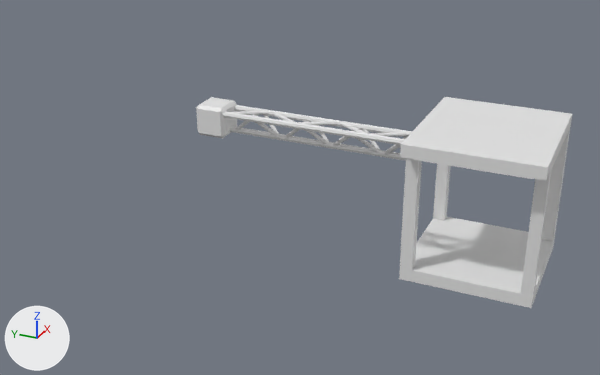
The Blender file models/Crane.blend as it was, and as the next commit left it.
Before and after are seen from a 50 mm lens placed at (-23.42, -4.3, 12.97), pointed at (-0.52, 6.0, 1.52). Lighting does not change. The marker at lower left points along +X, +Y and +Z. The first picture is the older version.

Script lines for the objects in view, before the commit:
```python
ob_cube = bpy.data.objects.new('Cube', me_cube_002)
ob_cube.location = (-1.81, 8.3, 4.06)
ob_cylinder = bpy.data.objects.new('Cylinder', me_cylinder)
ob_cylinder.location = (-1.48, 4.95, 4.35)
ob_cylinder.rotation_euler = (1.571, 0.0, 0.0)  # degrees (90, 0, 0)
ob_cylinder_001 = bpy.data.objects.new('Cylinder.001', me_cylinder_001)
ob_cylinder_001.location = (-2.16, 4.95, 4.35)
ob_cylinder_001.rotation_euler = (1.571, 0.0, 0.0)  # degrees (90, 0, 0)
ob_cylinder_002 = bpy.data.objects.new('Cylinder.002', me_cylinder_002)
ob_cylinder_002.location = (-1.83, 4.95, 3.76)
ob_cylinder_002.rotation_euler = (1.571, 0.0, 0.0)  # degrees (90, 0, 0)
ob_cylinder_004 = bpy.data.objects.new('Cylinder.004', me_cylinder_007)
ob_cylinder_004.location = (-2.01, 2.37, 4.05)
ob_cylinder_004.rotation_euler = (0.785, -0.524, 0.0)  # degrees (45, -30, 0)
ob_cylinder_004.scale = (0.6, 0.6, 1.0)
ob_cylinder_005 = bpy.data.objects.new('Cylinder.005', me_cylinder_006)
ob_cylinder_005.location = (-1.66, 3.17, 4.06)
ob_cylinder_005.rotation_euler = (-0.785, 0.524, 0.0)  # degrees (-45, 30, 0)
ob_cylinder_005.scale = (0.6, 0.6, 1.0)
ob_cylinder_006 = bpy.data.objects.new('Cylinder.006', me_cylinder_008)
ob_cylinder_006.location = (-2.01, 3.17, 4.06)
ob_cylinder_006.rotation_euler = (-0.785, -0.524, 0.0)  # degrees (-45, -30, 0)
ob_cylinder_006.scale = (0.6, 0.6, 1.0)
ob_cylinder_007 = bpy.data.objects.new('Cylinder.007', me_cylinder_009)
ob_cylinder_007.location = (-1.67, 3.97, 4.05)
ob_cylinder_007.rotation_euler = (0.785, 0.524, 0.0)  # degrees (45, 30, 0)
ob_cylinder_007.scale = (0.6, 0.6, 1.0)
ob_krankabiene = bpy.data.objects.new('Krankabiene', me_cube_001)
ob_krankabiene.location = (0.0, 0.0, 4.25)
ob_krankabiene.scale = (2.0, 2.0, 0.2)
# me_cube_001
# before: 2 (-1.0, -1.0, 1.0) at pixel (551, 159), 6 (-1.0, 1.0, 1.0) at pixel (407, 137), 11 (1.0, -1.0, 1.0) at pixel (572, 113), 14 (1.0, 1.0, 1.0) at pixel (444, 96)
```
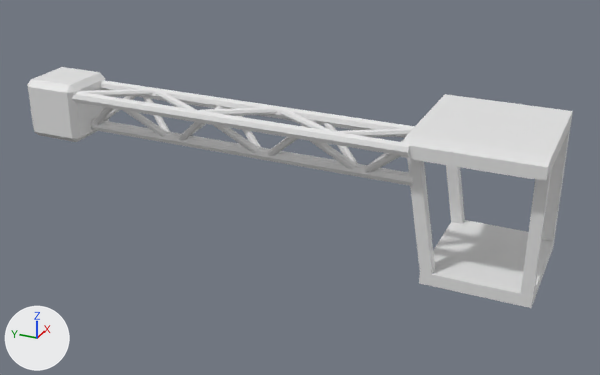
Commit message: Crane Update

Pixel boxes [x1, y1, x2, y2] of what changed, in the pictures (600 x 375 px; the box of a moved part takes in the faces that stretch with it):
'Krankabiene', reshaped
    before: [399, 97, 572, 308]
    after: [400, 94, 573, 308]
'Cube', moved, rescaled (98% wider, 81% taller)
    before: [196, 97, 237, 138]
    after: [27, 67, 109, 142]
'Cylinder.001', moved, rescaled (86% wider, 91% taller)
    before: [223, 111, 405, 145]
    after: [72, 91, 411, 157]
'Cylinder.002', moved, rescaled (83% wider, 89% taller)
    before: [230, 126, 406, 161]
    after: [90, 119, 413, 186]
'Cylinder', moved, rescaled (77% wider, 79% taller)
    before: [234, 105, 412, 137]
    after: [100, 80, 415, 138]
'Cylinder.018', moved, rescaled (90% wider, 100% taller)
    before: [298, 121, 338, 125]
    after: [200, 107, 277, 116]
'Cylinder.019', moved, rescaled (92% wider, 80% taller)
    before: [232, 111, 270, 115]
    after: [79, 89, 153, 97]
'Cylinder.017', moved, rescaled
    before: [369, 132, 411, 137]
    after: [335, 128, 413, 137]
'Cylinder.006', moved, rescaled (88% wider, 88% taller)
    before: [356, 138, 380, 153]
    after: [310, 141, 356, 170]
'Cylinder.021', moved, rescaled (93% wider, 100% taller)
    before: [339, 122, 366, 133]
    after: [279, 108, 332, 131]
'Cylinder.014', moved, rescaled (92% wider, 81% taller)
    before: [305, 130, 328, 145]
    after: [213, 125, 258, 153]
'Cylinder.015', moved, rescaled (88% wider, 87% taller)
    before: [255, 122, 278, 136]
    after: [123, 110, 167, 137]
'Cylinder.004', moved, rescaled (106% wider, 82% taller)
    before: [384, 145, 401, 155]
    after: [364, 154, 400, 173]
'Cylinder.020', moved, rescaled (68% wider, 75% taller)
    before: [271, 111, 295, 122]
    after: [155, 90, 196, 110]
'Cylinder.008', moved, rescaled (67% wider, 82% taller)
    before: [333, 136, 350, 146]
    after: [268, 137, 297, 156]
'Cylinder.005', moved, rescaled (94% wider, 91% taller)
    before: [363, 129, 380, 150]
    after: [324, 123, 358, 164]
'Cylinder.012', moved, rescaled (62% wider, 100% taller)
    before: [285, 129, 300, 138]
    after: [179, 122, 204, 141]
'Cylinder.011', moved, rescaled (71% wider, 76% taller)
    before: [263, 114, 279, 134]
    after: [142, 96, 170, 132]
'Cylinder.016', moved, rescaled
    before: [236, 121, 250, 130]
    after: [94, 107, 113, 126]
'Cylinder.009', moved, rescaled (82% wider, 82% taller)
    before: [313, 121, 329, 142]
    after: [231, 108, 261, 147]
'Cylinder.013', moved, rescaled (not visible before)
    after: [104, 96, 137, 121]
'Cylinder.010', rescaled (not visible before)
    after: [192, 106, 224, 135]
'Cylinder.007', rescaled (not visible before)
    after: [271, 120, 316, 149]
part 1 of me_cube_001, moved or reshaped
    before: [399, 158, 494, 293]
    after: [407, 158, 494, 293]
part 2 of me_cube_001, moved or reshaped
    before: [401, 97, 572, 180]
    after: [403, 94, 573, 180]

Edits to the bpy script that builds the scene:
```text
Change me_cube_001:
    used by ob_krankabiene; location = (0.0, 0.0, 4.25); scale = (2.0, 2.0, 0.2)
    remove me_cube_001.from_pydata(...)  # 98 vertices, 86 faces; spans x -1.3..1.0, y -1.0..1.0, z -22.3..1.0
    add me_cube_001.from_pydata(...)  # 98 vertices, 86 faces; spans x -1.3..1.0, y -1.0..1.0, z -22.3..1.4
    me_cube_001 part 1: all 17 vertices in x -1.0..1.0, y 0.8..1.0, z -22.3..-20.3 are moved by (0.0, -0.3, 0.0)
    me_cube_001 part 2
    add for i in [2, 6, 11, 14]: me_cube_001.vertices[i].co += Vector((0.0, 0.0, 0.4))
Change ob_cylinder:
    ob_cylinder.location: (-1.48, 4.95, 4.35) -> (-1.14, 7.75, 4.28)
    ob_cylinder.scale: (1.0, 1.0, 1.0) -> (2.0, 2.0, 2.0)
Change ob_cylinder_001:
    ob_cylinder_001.location: (-2.16, 4.95, 4.35) -> (-2.51, 7.75, 4.29)
    ob_cylinder_001.scale: (1.0, 1.0, 1.0) -> (2.0, 2.0, 2.0)
Change ob_cylinder_002:
    ob_cylinder_002.location: (-1.83, 4.95, 3.76) -> (-1.86, 7.75, 3.12)
    ob_cylinder_002.scale: (1.0, 1.0, 1.0) -> (2.0, 2.0, 2.0)
Change ob_cylinder_005:
    ob_cylinder_005.location: (-1.66, 3.17, 4.06) -> (-1.51, 4.2, 3.71)
    ob_cylinder_005.scale: (0.6, 0.6, 1.0) -> (1.2, 1.2, 2.0)
Change ob_cylinder_004:
    ob_cylinder_004.location: (-2.01, 2.37, 4.05) -> (-2.22, 2.6, 3.7)
    ob_cylinder_004.scale: (0.6, 0.6, 1.0) -> (1.2, 1.2, 2.0)
Change ob_cylinder_006:
    ob_cylinder_006.location: (-2.01, 3.17, 4.06) -> (-2.21, 4.2, 3.71)
    ob_cylinder_006.scale: (0.6, 0.6, 1.0) -> (1.2, 1.2, 2.0)
Change ob_cylinder_007:
    ob_cylinder_007.scale: (0.6, 0.6, 1.0) -> (1.2, 1.2, 2.0)
Change ob_cylinder_008:
    ob_cylinder_008.location: (-2.01, 3.96, 4.05) -> (-2.22, 5.78, 3.7)
    ob_cylinder_008.scale: (0.6, 0.6, 1.0) -> (1.2, 1.2, 2.0)
Change ob_cylinder_009:
    ob_cylinder_009.location: (-1.66, 4.79, 4.06) -> (-1.51, 7.44, 3.71)
    ob_cylinder_009.scale: (0.6, 0.6, 1.0) -> (1.2, 1.2, 2.0)
Change ob_cylinder_010:
    ob_cylinder_010.scale: (0.6, 0.6, 1.0) -> (1.2, 1.2, 2.0)
Change ob_cylinder_011:
    ob_cylinder_011.location: (-1.66, 6.46, 4.06) -> (-1.51, 10.78, 3.71)
    ob_cylinder_011.scale: (0.6, 0.6, 1.0) -> (1.2, 1.2, 2.0)
Change ob_cylinder_013:
    ob_cylinder_013.location: (-1.67, 7.26, 4.05) -> (-1.53, 12.38, 3.7)
    ob_cylinder_013.scale: (0.6, 0.6, 1.0) -> (1.2, 1.2, 2.0)
Change ob_cylinder_012:
    ob_cylinder_012.location: (-2.01, 5.57, 4.05) -> (-2.22, 8.98, 3.7)
    ob_cylinder_012.scale: (0.6, 0.6, 1.0) -> (1.2, 1.2, 2.0)
Change ob_cylinder_014:
    ob_cylinder_014.location: (-2.01, 4.8, 4.06) -> (-2.21, 7.44, 3.71)
    ob_cylinder_014.scale: (0.6, 0.6, 1.0) -> (1.2, 1.2, 2.0)
Change ob_cylinder_015:
    ob_cylinder_015.location: (-2.01, 6.46, 4.06) -> (-2.21, 10.78, 3.71)
    ob_cylinder_015.scale: (0.6, 0.6, 1.0) -> (1.2, 1.2, 2.0)
Change ob_cylinder_016:
    ob_cylinder_016.location: (-2.01, 7.26, 4.05) -> (-2.22, 12.37, 3.7)
    ob_cylinder_016.scale: (0.6, 0.6, 1.0) -> (1.2, 1.2, 2.0)
Change ob_cylinder_017:
    ob_cylinder_017.location: (-1.81, 2.57, 4.38) -> (-1.81, 3.0, 4.35)
    ob_cylinder_017.scale: (0.6, 0.6, 1.2) -> (1.2, 1.2, 2.4)
Change ob_cylinder_018:
    ob_cylinder_018.location: (-1.81, 4.83, 4.38) -> (-1.81, 7.51, 4.35)
    ob_cylinder_018.scale: (0.6, 0.6, 1.2) -> (1.2, 1.2, 2.4)
Change ob_cylinder_019:
    ob_cylinder_019.location: (-1.81, 7.11, 4.38) -> (-1.81, 12.08, 4.35)
    ob_cylinder_019.scale: (0.6, 0.6, 1.2) -> (1.2, 1.2, 2.4)
Change ob_cylinder_020:
    ob_cylinder_020.location: (-1.81, 5.97, 4.38) -> (-1.81, 9.8, 4.35)
    ob_cylinder_020.scale: (0.6, 0.6, 1.2) -> (1.2, 1.2, 2.4)
Change ob_cylinder_021:
    ob_cylinder_021.location: (-1.81, 3.7, 4.38) -> (-1.81, 5.26, 4.35)
    ob_cylinder_021.scale: (0.6, 0.6, 1.2) -> (1.2, 1.2, 2.4)
Change ob_cube:
    ob_cube.location: (-1.81, 8.3, 4.06) -> (-1.81, 14.13, 3.7)
    ob_cube.scale: (1.0, 1.0, 1.0) -> (2.0, 2.0, 2.0)
```
